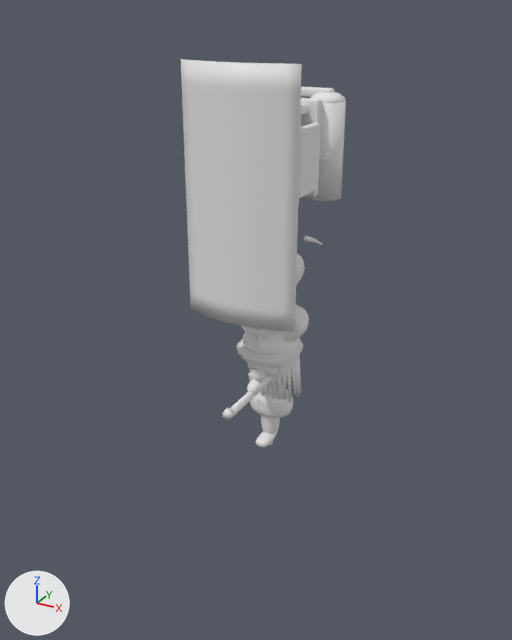
The glTF model assets/models/zombie.glb as it was, and as the next commit left it.
Rendered twice from a camera (50 mm lens) standing at (1.8, -3.47, 2.04) and looking at (0.07, -0.32, 0.46). The lights are fixed; the arrows at lower left show +X, +Y and +Z. The first picture is the older version.

In view in the first picture: 'fuel_tanks', 'hardhat', 'pelvis', 'riot_shield', 'torso', 'vest' and 13 more.
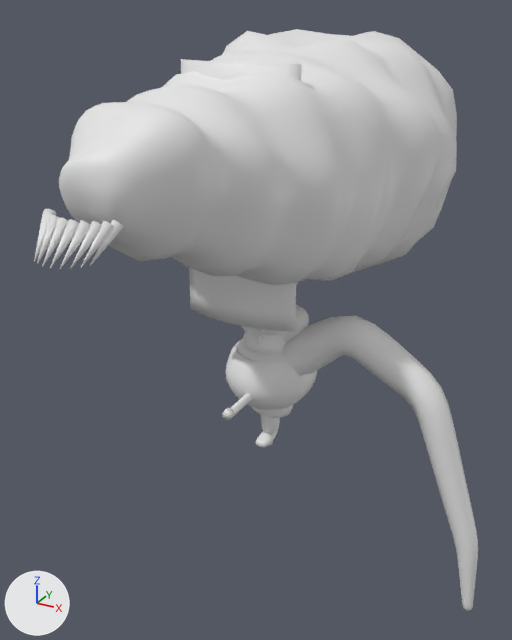
Boxes [x1, y1, x2, y2] around the edits, measured in the pictures (512 x 640 px):
```json
{"object": "brood_body", "change": "added", "after": [59, 29, 457, 286]}
{"object": "brood_leg", "change": "added", "after": [282, 316, 478, 611]}
{"object": "brood_sac", "change": "added", "after": [226, 338, 317, 410]}
{"object": "brood_fangs", "change": "added", "after": [34, 209, 124, 269]}
{"object": "riot_shield", "change": "unchanged, covered by the edit", "before": [181, 59, 302, 332], "after": [181, 59, 302, 332]}
{"object": "fuel_tanks", "change": "unchanged, covered by the edit", "before": [301, 86, 346, 201]}
{"object": "vest", "change": "unchanged, covered by the edit", "before": [298, 98, 321, 205]}
```

Edits to the scene script, one JSON object a line:
```json
{"op": "add", "block": "me_brood_sac", "code": ["me_brood_sac = bpy.data.meshes.new('brood_sac')", "me_brood_sac.from_pydata(...)  # 222 vertices, 440 faces; spans x -0.284..0.282, y -0.305..0.296, z -0.242..0.242"]}
{"op": "add", "block": "me_brood_leg", "code": ["me_brood_leg = bpy.data.meshes.new('brood_leg')", "me_brood_leg.from_pydata(...)  # 282 vertices, 560 faces; spans x -0.02..1.4, y -0.17..0.15, z -1.17..0.46"]}
{"op": "add", "block": "me_brood_fangs", "code": ["me_brood_fangs = bpy.data.meshes.new('brood_fangs')", "me_brood_fangs.from_pydata(...)  # 160 vertices, 280 faces; spans x -0.187..0.187, y -1.74..-1.508, z 1.199..1.348"]}
{"op": "add", "block": "me_brood_body", "code": ["me_brood_body = bpy.data.meshes.new('brood_body')", "me_brood_body.from_pydata(...)  # 1410 vertices, 2816 faces; spans x -0.8..0.84, y -1.5..1.28, z 0.43..1.93"]}
{"op": "add", "block": "ob_brood_sac", "code": ["ob_brood_sac = bpy.data.objects.new('brood_sac', me_brood_sac)", "ob_brood_sac.location = (0.0, 0.0, 0.0)"]}
{"op": "add", "block": "ob_brood_leg", "code": ["ob_brood_leg = bpy.data.objects.new('brood_leg', me_brood_leg)", "ob_brood_leg.location = (0.0, 0.0, 0.0)"]}
{"op": "add", "block": "ob_brood_fangs", "code": ["ob_brood_fangs = bpy.data.objects.new('brood_fangs', me_brood_fangs)", "ob_brood_fangs.location = (0.0, 0.0, 0.0)"]}
{"op": "add", "block": "ob_brood_body", "code": ["ob_brood_body = bpy.data.objects.new('brood_body', me_brood_body)", "ob_brood_body.location = (0.0, 0.0, 0.0)"]}
```
